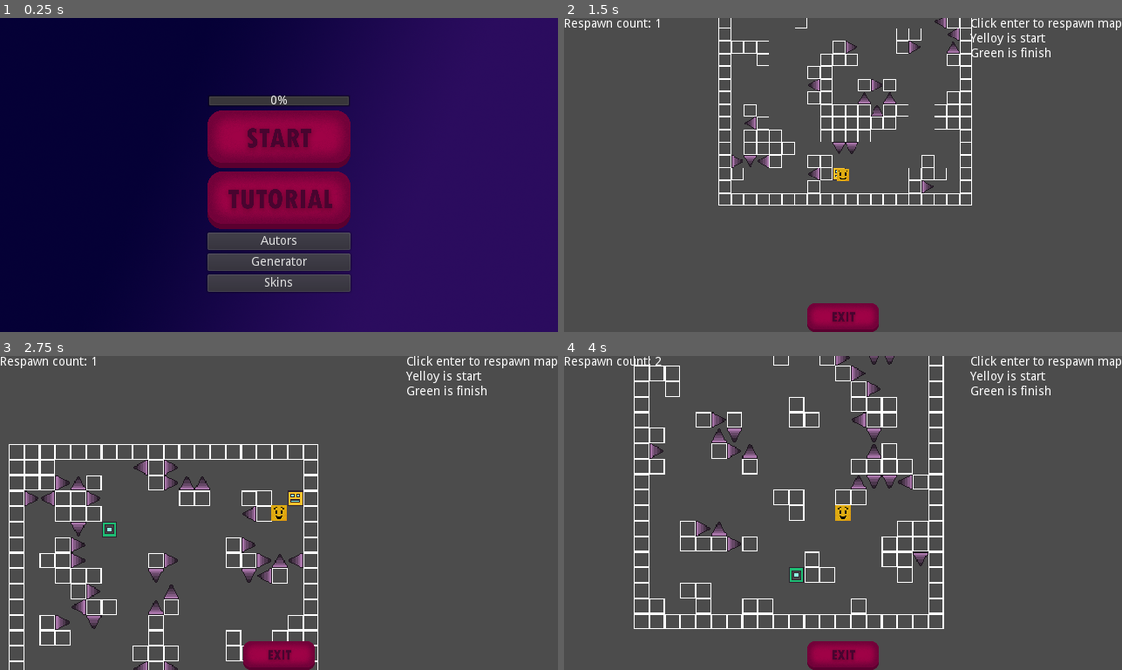
Above: before the commit, frames 1-4 (two rows, left to right).
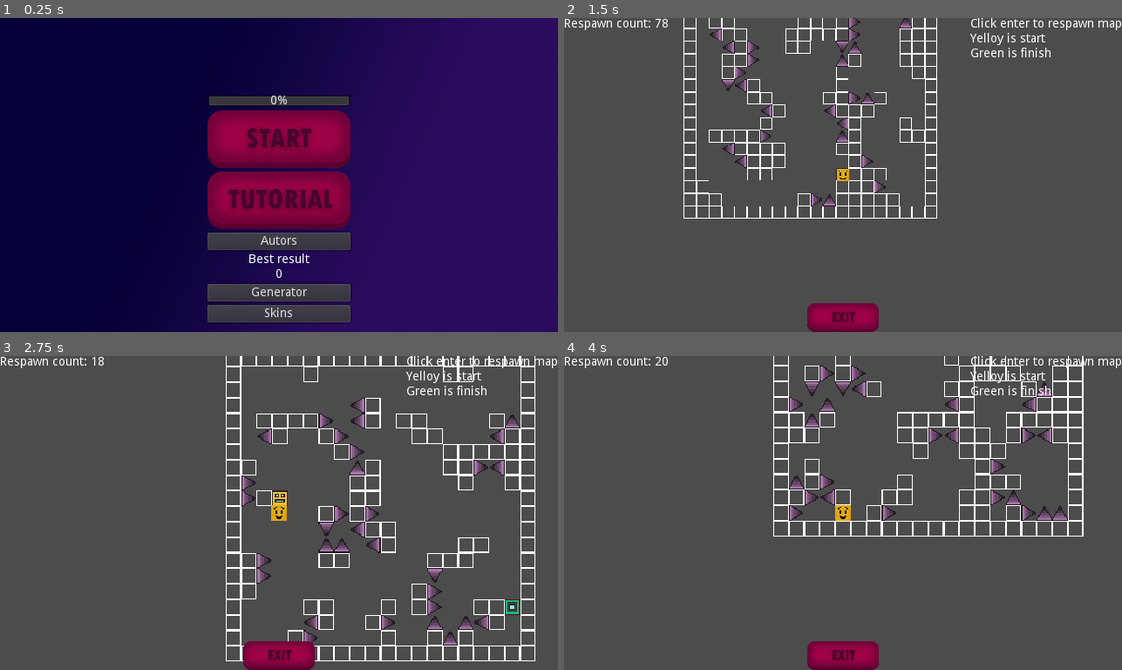
Above: after the commit, the same moments.

Repository: DanisGaleev/Gravity
Game: Godot game, scene res://scenes/Menu.tscn
The game is run twice, just before and just after one commit, with the same random seed, the same clock (stepped at 60 frames per second) and the same inputs.
Inputs (mouse positions are in pixels of both pictures, inside the frame that each line leads up to):
- Up to frame 1 (0.25 s): no input
- Up to frame 2 (1.5 s): click "Generator" at 0.5 s; tap Enter (respawn) at 1.25 s; move the mouse to (965, 159) at 1.27 s; hold D (right) from 1.28 s (still down); hold Mouse wheel up (zoom_in) from 1.28 s (still down)
- Up to frame 3 (2.75 s): tap Enter (respawn) at 2 s; move the mouse to (167, 528) at 2.02 s; release D (right) at 2.03 s; release Mouse wheel up (zoom_in) at 2.03 s; hold A (left) from 2.03 s (still down); tap Mouse wheel down (zoom_out) at 2.1 s
- Up to frame 4 (4 s): tap Enter (respawn) at 2.75, 3.5 s; move the mouse to (898, 443) at 2.77 s; release A (left) at 2.78 s; hold Mouse wheel up (zoom_in) 2.78-3.53 s; hold D (right) from 2.78 s (still down); move the mouse to (815, 575) at 3.52 s; tap Mouse wheel down (zoom_out) at 3.6 s

The runs differ from the first frame. In frame 1, 4.6% of the frame differs, in the area x 37-63%, y 75-98%; in frame 2, 6.2%; in frame 3, 11%, in the area x 1-96%, y 0-100%; in frame 4, 9.2%.
Error after the commit: Invalid set index 'text' (on base: 'Nil') with value of type 'String'. (res://scripts/Menu.gd:15)

Commit message:
some rewrite generator

Diff:
--- a/scenes/Generator.tscn
+++ b/scenes/Generator.tscn
@@ -10,7 +10,7 @@
 
 [node name="GeneratedLevel" type="Node2D"]
 script = ExtResource( 3 )
-min_dist = 4
+min_dist = 15
 spike_tile_index = 11
 wall_tile_index = 8
 start_tile_index = 13
@@ -50,6 +50,11 @@
 margin_right = 86.0
 margin_bottom = 34.0
 
+[node name="Result" type="Label" parent="Node/Control/CanvasLayer"]
+margin_top = 34.0
+margin_right = 86.0
+margin_bottom = 68.0
+
 [node name="Insructions" type="Label" parent="Node/Control/CanvasLayer"]
 anchor_left = 1.0
 anchor_right = 1.0
--- a/scenes/Menu.tscn
+++ b/scenes/Menu.tscn
@@ -40,7 +40,7 @@
 
 [node name="HBoxContainer" type="VBoxContainer" parent="CenterContainer"]
 margin_right = 164.0
-margin_bottom = 226.0
+margin_bottom = 261.0
 
 [node name="ProgressBar" type="ProgressBar" parent="CenterContainer/HBoxContainer"]
 margin_right = 164.0
@@ -80,18 +80,28 @@
 size_flags_vertical = 5
 text = "Autors"
 
-[node name="Generator" type="Button" parent="CenterContainer/HBoxContainer"]
+[node name="BestRes" type="Label" parent="CenterContainer/HBoxContainer"]
 margin_top = 182.0
 margin_right = 164.0
-margin_bottom = 202.0
+margin_bottom = 213.0
+grow_horizontal = 2
+grow_vertical = 2
+text = "Best result
+0"
+align = 1
+
+[node name="Generator" type="Button" parent="CenterContainer/HBoxContainer"]
+margin_top = 217.0
+margin_right = 164.0
+margin_bottom = 237.0
 size_flags_horizontal = 5
 size_flags_vertical = 5
 text = "Generator"
 
 [node name="Skins" type="Button" parent="CenterContainer/HBoxContainer"]
-margin_top = 206.0
+margin_top = 241.0
 margin_right = 164.0
-margin_bottom = 226.0
+margin_bottom = 261.0
 size_flags_horizontal = 5
 size_flags_vertical = 5
 text = "Skins"
--- a/scripts/DiedScreen.gd
+++ b/scripts/DiedScreen.gd
@@ -1,9 +1,11 @@
 extends CanvasLayer
 
 func _ready():
-	var save = Save_Handler.new()
-	save.add_value("level", "1")
-	save.save_to_file("user://data.txt")
+	if get_parent().name.begins_with("Level"):
+		var save = Save_Handler.new()
+		save.load_from_file("user://data.txt")
+		save.add_value("level", "1")
+		save.save_to_file("user://data.txt")
 
 func _input(event):
 	if event.is_action_pressed("exit"):
--- a/scripts/Generator.gd
+++ b/scripts/Generator.gd
@@ -3,6 +3,7 @@
 onready var tilemap = $TileMap
 onready var spikes_map = $Spikes/spikes_map
 onready var finish_area_node = $Finish
+onready var result_label = $Node/Control/CanvasLayer/Result
 
 export var map_size = Vector2(20, 20)
 export var wall = -0.2
@@ -33,6 +34,9 @@
 var start_vec:Vector2
 var finish_vec:Vector2
 
+var current_result = 0
+var isFirstTime = false
+
 enum tiles{
 	nothing = 0,
 	wall = 1,
@@ -43,8 +47,19 @@
 
 func _ready():
 	randomize()
-	print(str(min_dist) + "rgrgrg")
 	noise = OpenSimplexNoise.new()
+
+	create_level()
+	var player = preload("res://scenes/Player.tscn")
+	var save = Save_Handler.new()
+	save.load_from_file("user://data.txt")
+	pl = player.instance()
+	add_child(pl)
+	var tex_path = save.get_value("skin_path")
+	if tex_path != null:
+		pl.get_node("Sprite").texture = load(save.get_value("skin_path"))
+	pl.global_position = Vector2(start_vec.x, start_vec.y) * 16 + Vector2(8, 8)
+func create_level() -> void:
 	noise.seed = randi()
 	noise.octaves = 1
 	noise.period = 3
@@ -58,15 +73,9 @@
 	draw_map()
 
 	$Node/Control/CanvasLayer/Count.text ="Respawn count: " + str(respawnCount)
-	var player = preload("res://scenes/Player.tscn")
-	var save = Save_Handler.new()
-	save.load_from_file("user://data.txt")
-	pl = player.instance()
-	var tex_path = save.get_value("skin_path")
-	if tex_path != null:
-		pl.get_node("Sprite").texture = load(save.get_value("skin_path"))
-	pl.global_position = Vector2(start_vec.x, start_vec.y) * 16 + Vector2(8, 8)
-	add_child(pl)
+	if isFirstTime:
+		pl.global_position = Vector2(start_vec.x, start_vec.y) * 16 + Vector2(8, 8)
+	isFirstTime = true
 
 func generate():
 	for x in map_size.x:
@@ -179,15 +188,28 @@
 
 
 func _on_Finish_body_entered(body):
+	print(body.get_name())
 	if body.get_name() == "Player":
-		win_screen = win_screen_scene.instance()
-		get_node("Node/Control").add_child(win_screen)
-		win_screen.visible = true
-		print(get_parent().name)
-		for child in get_children():
-			if child.name != "Node":
-				child.visible = false
-		pl.queue_free()
+		#win_screen = win_screen_scene.instance()
+		#get_node("Node/Control").add_child(win_screen)
+		#win_screen.visible = true
+		#print(get_parent().name)
+		#for child in get_children():
+		#	if child.name != "Node":
+		#		child.visible = false
+
+		#pl.queue_free()
+		map.clear()
+		tilemap.clear()
+		spikes_map.clear()
+		empty_tiles.clear()
+		astar.clear()
+		isFoundPath = false
+		create_level()
+		current_result+=1
+		result_label.text = "Result: " + str(current_result)
+		pl.set_isStarted(false)
+		pl.velocity = Vector2(0, 0)
 
 
 func _on_Spikes_body_entered(body):
--- a/scripts/Menu.gd
+++ b/scripts/Menu.gd
@@ -1,18 +1,21 @@
 extends Control
 
 onready var bar = $CenterContainer/HBoxContainer/ProgressBar
+onready var best_res = $CenterContainer/HBoxContainer/BestRes
 
 func _ready():
-	pass
-
-func _process(delta):
 	var save = Save_Handler.new()
 	save.load_from_file("user://data.txt")
 	var v = save.get_value("level")
+	var best = save.get_value("best_result")
 	if v == null:
 		bar.value = 0
 	else:
 		bar.value = float(v) - 1
+	best.text = "BEST RESULT\n0" if best == null else "BEST RESULT\n" + str(best)
+
+func _process(delta):
+	pass
 
 func _on_Start_pressed():
 	var save = Save_Handler.new()
Not shown, added: .mono/metadata/ide_messaging_meta.txt
Binary file changed: sprites/timur.png
